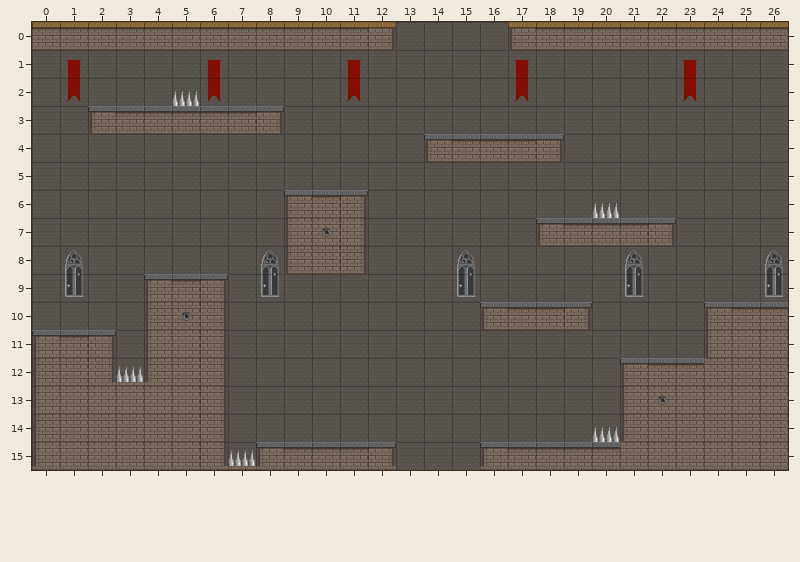
Two states of a Tiled map (JSON), Maps/MapCastle_1.json. The first picture shows the starting point.
Cells are 32x32 px. Shown: x 0..26, y 0..15.
After:
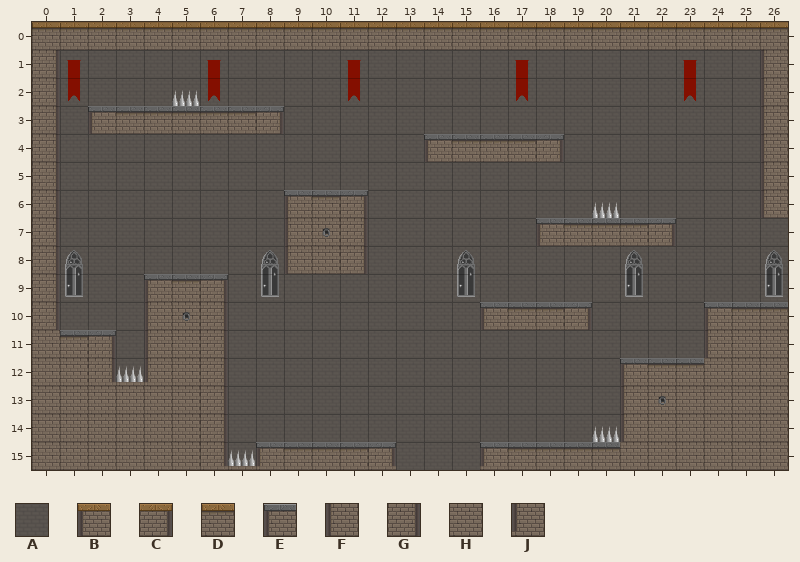
Key: from "Castle": A 9, B 16, C 17, D 18, E 20, F 24, G 25, H 26, J 32.
_ is an empty cell.
From old to new:
Layer "Tile Layer 1":
Tile A becomes tile D in row 0 at x 13 to 16.
Tile B becomes tile D in row 0 at x 17.
Tile C becomes tile D in row 0 at x 12.
Tile A becomes tile F in rows 1 to 6 at x 26.
Tile A becomes tile G in rows 1 to 10 at x 0.
Tile E becomes tile H in row 11 at x 0.
Tile F becomes tile H in rows 12 to 14 at x 0.
Tile J becomes tile H in row 15 at x 0.
